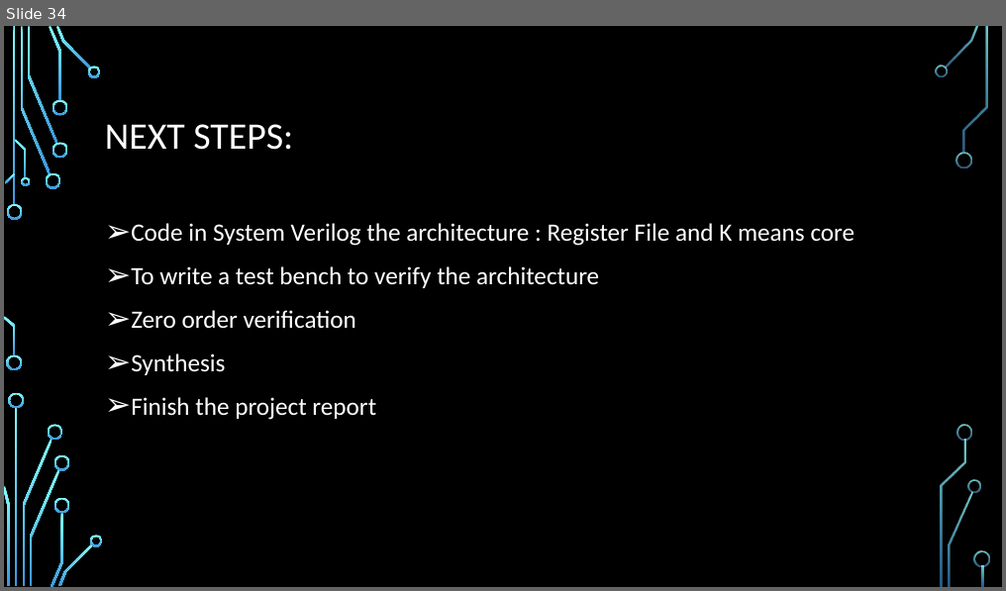
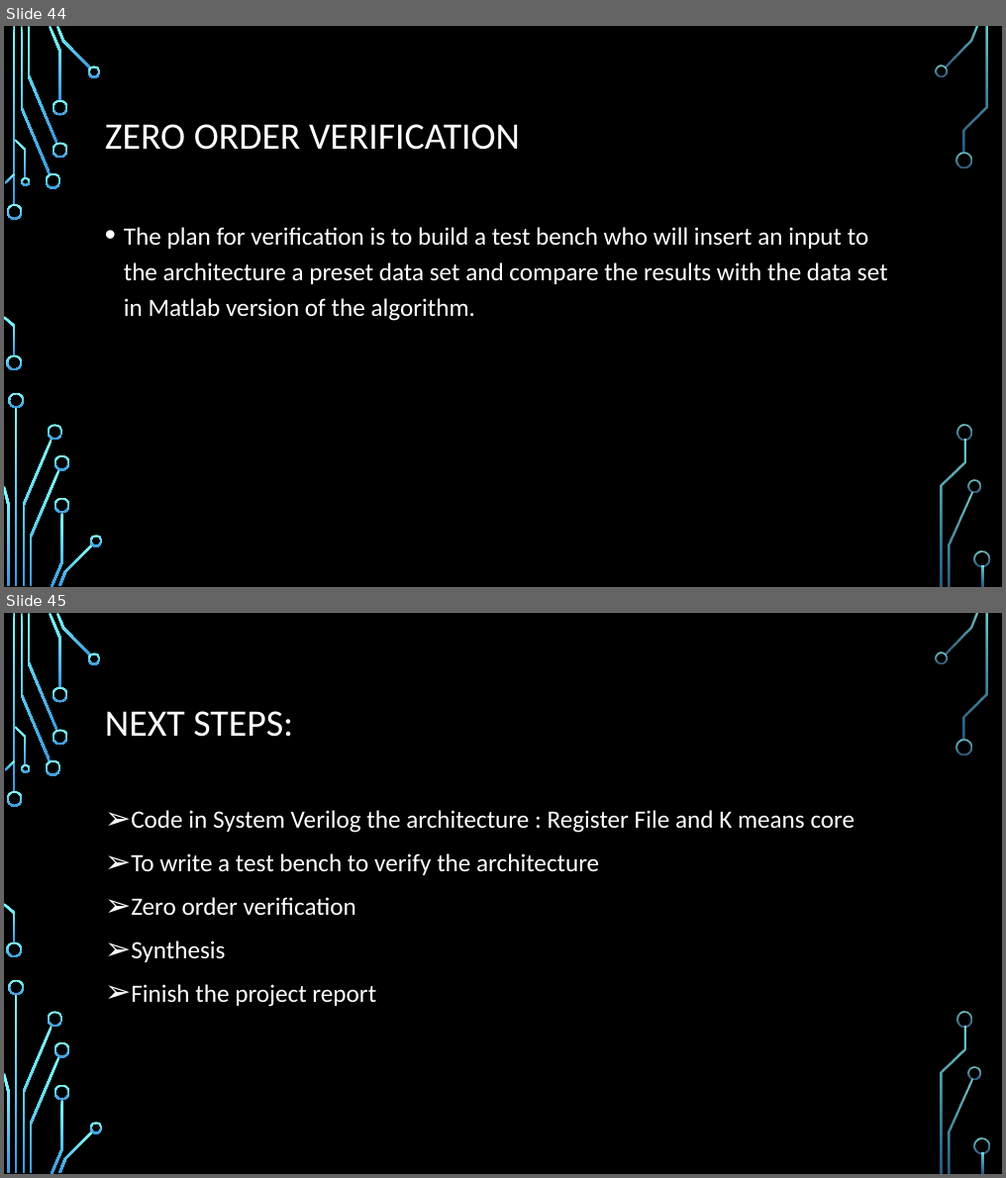
Before and after one commit to liotahuf/project_k_means, a slide deck: Midle presentation.pptx. Shown one above the other, each under a label of ours: slide 34 before the commit, slides 44 and 45 after it. The pictures are 1006x591 and 1006x1178 pixels, drawn with LibreOffice and Linux fonts; fonts in the diff are those of the drawing; background and template pictures are left out. Boxes give left, top, right and bottom in pixels: in the first picture for what was removed or moved away, otherwise in the second. Text is boxed around its words. In the diff, an @@ line names an element or a change of style, - is before the commit and + after.

```diff
--- a/Midle presentation.pptx
+++ b/Midle presentation.pptx
@@ slide 44 added at box(4, 26, 1002, 587), background picture (left out); not listed: 36 template elements that a slide beside it also shows @@
@@ title added at box(105, 124, 520, 150), 36 pt, text #FFFFFF @@
+ZERO ORDER VERIFICATION
@@ text added at box(124, 227, 888, 321), 24 pt, text #FFFFFF @@
+• The plan for verification is to build a test bench who will insert an input to the architecture a preset data set and compare the results with the data set in Matlab version of the algorithm.
@@ what was slide 34 is now slide 45 @@
```
Also in this commit, not shown: 4 slides changed, 10 other slides added.
